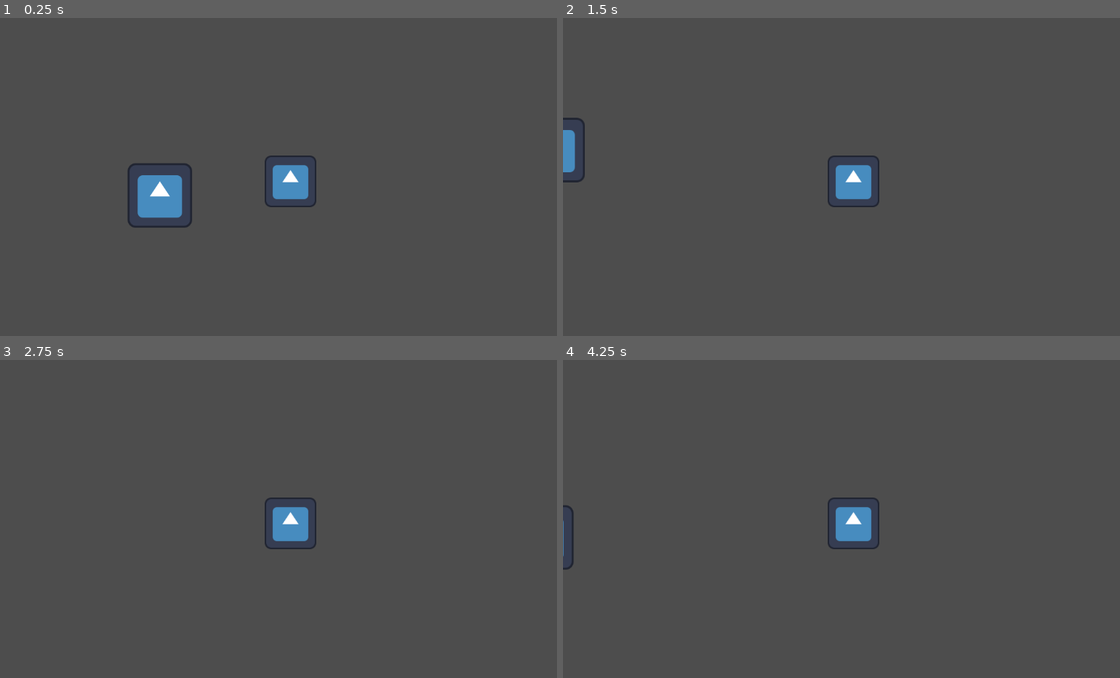
Above: before the commit, frames 1-4 (two rows, left to right).
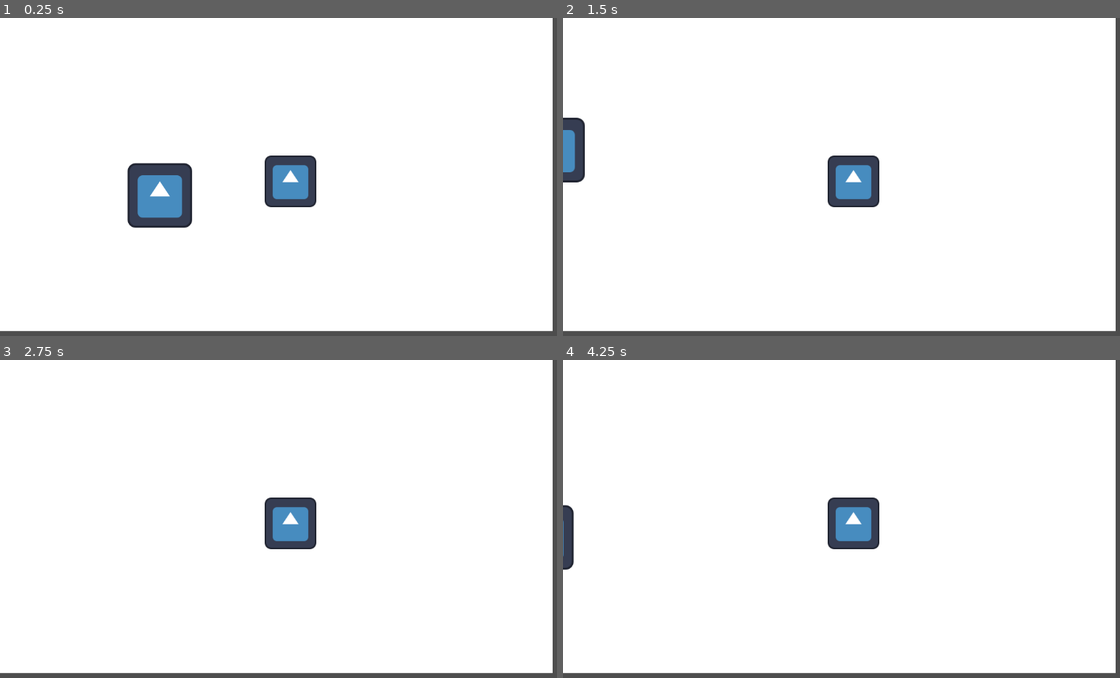
Above: after the commit, the same moments.

Repository: zcmaximus/_godot_game_for_club
Game: Godot game, scene res://scenes/game.tscn
The game is run twice, just before and just after one commit, with the same random seed, the same clock (stepped at 60 frames per second) and the same inputs. The engine's default icon, where the game draws it, is replaced by a stand-in: a white triangle on a blue panel in a dark square.
Inputs:
- Up to frame 1 (0.25 s): no input
- Up to frame 2 (1.5 s): tap Enter at 0.5 s; hold Right (move_right) 0.53-1.28 s; hold Down (move_down) from 1.28 s (still down)
- Up to frame 3 (2.75 s): release Down (move_down) at 2.03 s; hold Right (move_right) from 2.03 s (still down)
- Up to frame 4 (4.25 s): tap Space at 2.75 s; release Right (move_right) at 2.78 s; hold W (move_up) 2.78-3.53 s; tap Enter at 3.5 s; hold Left (move_left) from 3.53 s (still down)

The runs differ from the first frame. In frame 1, 94% of the frame differs, in the area x 0-100%, y 0-99%; in frame 2, 96%; in frame 3, 96%; in frame 4, 96%.

Commit message:
Update game.tscn

Diff:
--- a/scenes/game.tscn
+++ b/scenes/game.tscn
@@ -8,6 +8,13 @@
 [node name="game" type="Node2D"]
 script = SubResource("GDScript_yqjtg")
 
+[node name="CanvasLayer" type="CanvasLayer" parent="."]
+layer = -10
+
+[node name="ColorRect" type="ColorRect" parent="CanvasLayer"]
+offset_right = 1096.0
+offset_bottom = 621.0
+
 [node name="player" parent="." instance=ExtResource("1_uwrxv")]
 position = Vector2(519, 294)
 
